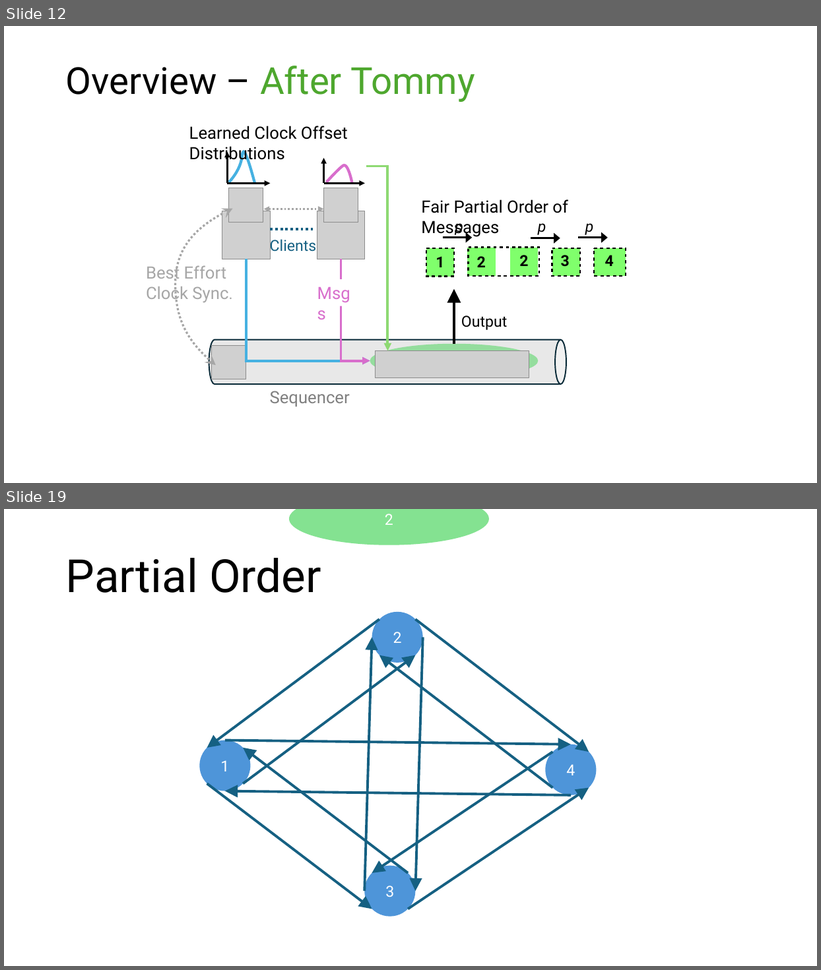
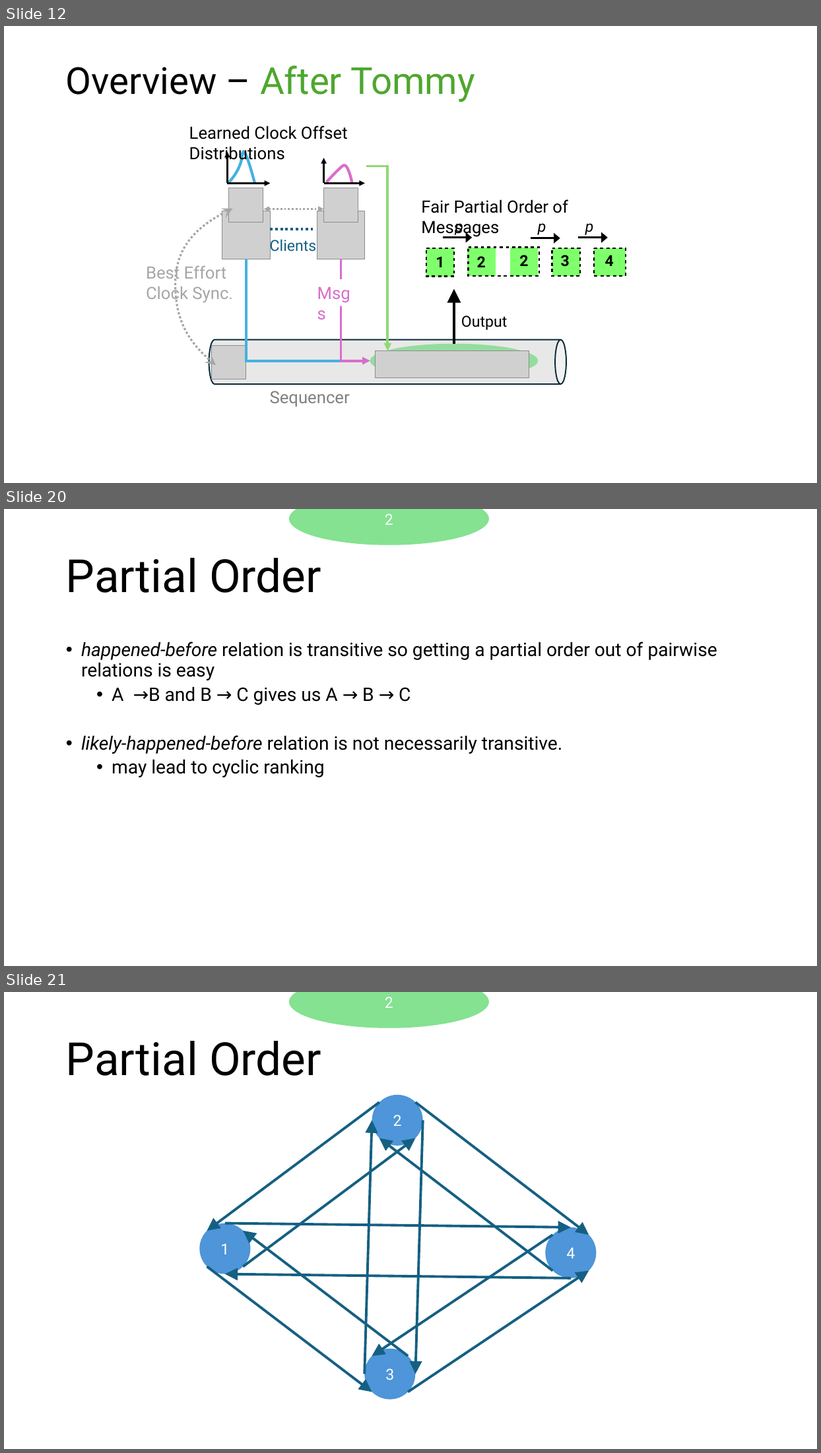
Before and after one commit to HaseebLUMS/Onyx-Presentation, a slide deck: tommy_hotnets.pptx. Shown one above the other, each under a label of ours: slides 12 and 19 before the commit, slides 12, 20 and 21 after it; the slides between them are not shown. The pictures are 821x970 and 821x1453 pixels, drawn with LibreOffice and Linux fonts; fonts in the diff are those of the drawing; grey boxes stand for pictures. Boxes give left, top, right and bottom in pixels: in the first picture for what was removed or moved away, otherwise in the second. Text is boxed around its words. In the diff, an @@ line names an element or a change of style, - is before the commit and + after.

Commit message:
updated

```diff
--- a/tommy_hotnets.pptx
+++ b/tommy_hotnets.pptx
@@ slide 20 added at (x1=4, y1=509, x2=817, y2=966), background #FFFFFF @@
@@ ellipse added at (x1=290, y1=509, x2=490, y2=545), fill #84E291, 18 pt, text #FFFFFF @@
+2
@@ title added at (x1=66, y1=558, x2=321, y2=593), 54 pt, text #000000 @@
+Partial Order
@@ text added at (x1=81, y1=642, x2=717, y2=778), 22 pt, text #000000 @@
+• happened-before relation is transitive so getting a partial order out of pairwise relations is easy
+  • A →B and B → C gives us A → B → C
+• likely-happened-before relation is not necessarily transitive.
+  • may lead to cyclic ranking
@@ what was slide 19 is now slide 21 @@
```
Also in this commit, not shown: 3 slides changed, 1 other slide added.
